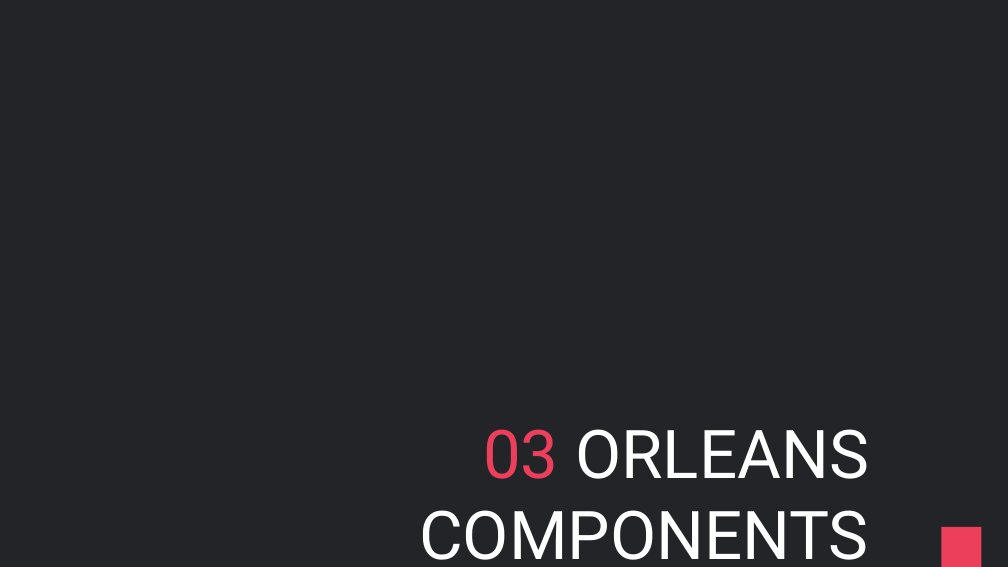
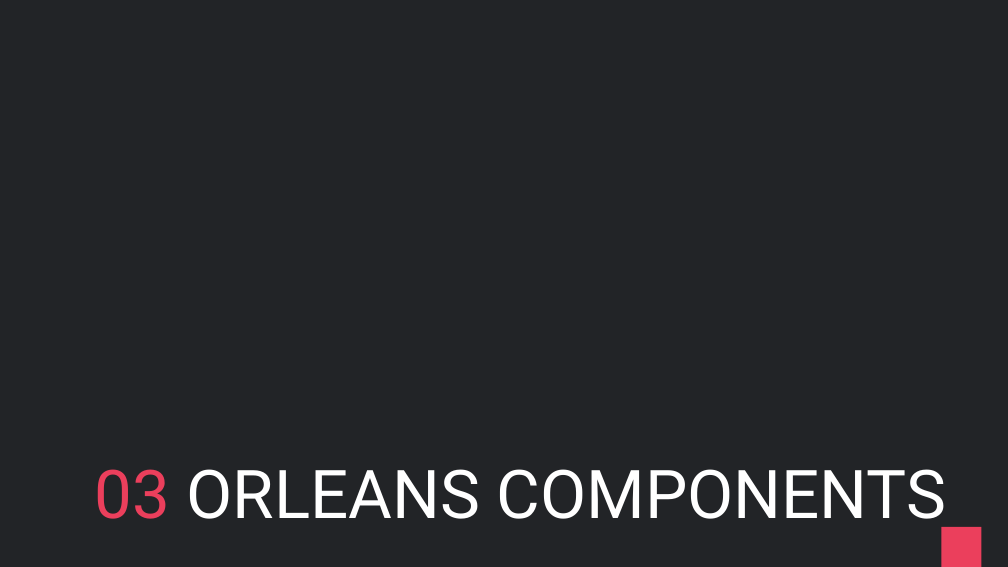
Before and after one commit to praveenraghuvanshi/tech-sessions, a slide deck: slide 14 of drafts/Orleans/ppt/Orleans_draft.pptx (slide 7 before the commit). Drawn at 1008x567 pixels with LibreOffice and Linux fonts; fonts in the diff are those of the drawing. Boxes give left, top, right and bottom in pixels: in the first picture for what was removed or moved away, otherwise in the second. Text is boxed around its words. In the diff, an @@ line names an element or a change of style, - is before the commit and + after.

Commit message:
Orleans: Concurrency and Parallelism

```diff
--- a/drafts/Orleans/ppt/Orleans_draft.pptx
+++ b/drafts/Orleans/ppt/Orleans_draft.pptx
@@ title "03 ORLEANS COMPONENTS" rewrapped from (419, 429, 869, 560) to (94, 469, 947, 536) @@
```
Also in this commit, not shown: 4 other slides changed, 8 slides added, 19 other files.
